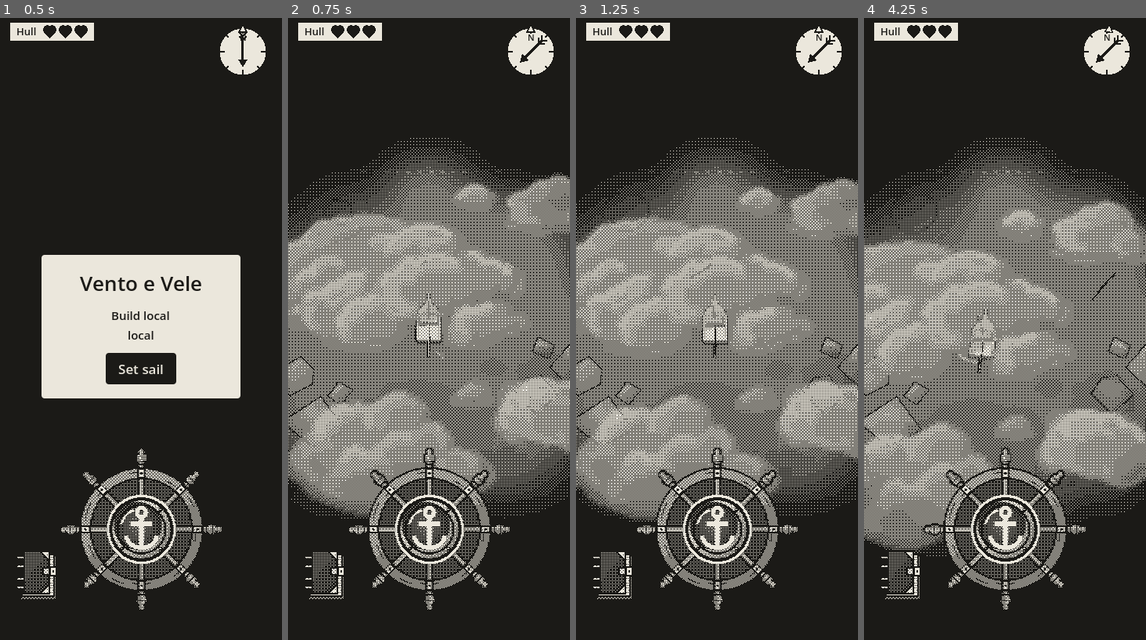
Above: before the commit, frames 1-4 (left to right).
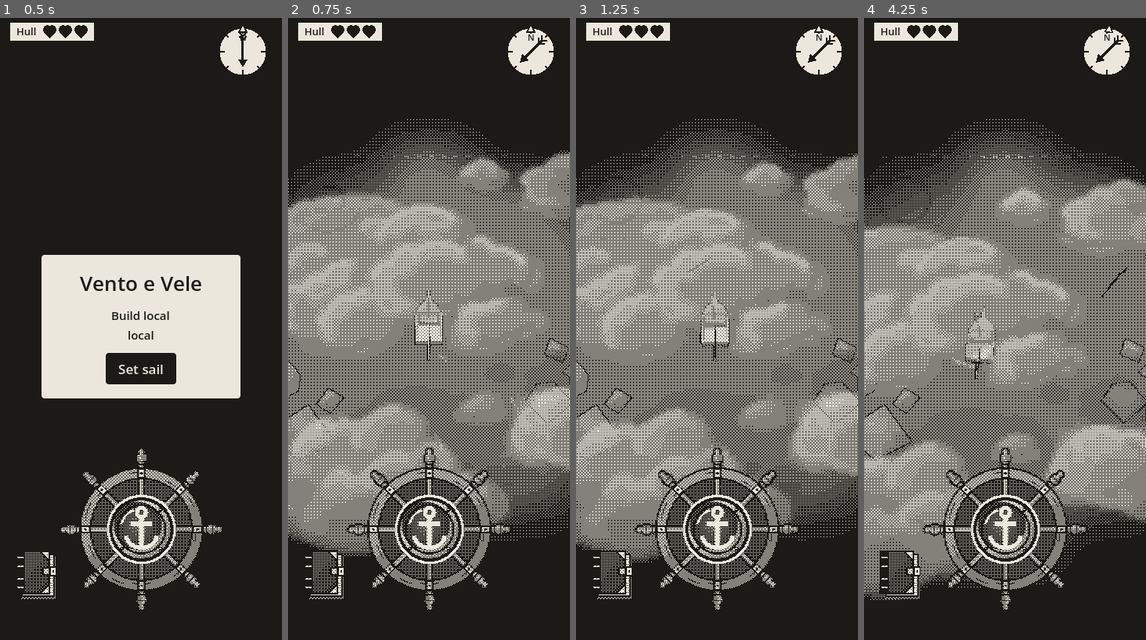
Above: after the commit, the same moments.

Repository: EnricoLabarile/Sail
Game: Godot game, scene res://Assets/Scenes/Overworld.tscn
Two runs of this game, one before a commit and one after it. Both use one fixed random seed, a clock stepped at 60 frames per second and the inputs below.
Inputs (mouse positions are in pixels of both pictures, inside the frame that each line leads up to):
- Up to frame 1 (0.5 s): no input
- Up to frame 2 (0.75 s): click "Set sail" at 0.5 s
- Up to frame 3 (1.25 s): no input
- Up to frame 4 (4.25 s): tap Enter (ui_accept) at 1.25, 1.52 s; move the mouse to (1067, 297) at 1.27 s; hold Right (ui_right) 1.28-2 s; click (1067, 297) at 1.42 s; drag from (948, 360) to (990, 453) at 2.02 s; move the mouse to (1033, 185) at 2.77 s; hold Right (ui_right) 2.78-3.5 s; drag from (990, 453) to (920, 229) at 3.52 s

Frame 1 is identical in both runs. In frame 2, 6.4% of the frame differs, in the area x 0-100%, y 16-87%; in frame 3, 6.4%; in frame 4, 6.1%.

Commit message:
Camera eases out while sailing, in at anchor
Co-Authored-By: Claude Opus 5.5 <noreply@anthropic.com>
Claude-Session: https://claude.ai/code/session_0154zeqDuhZHz7ZXLE21BuMs

Diff:
--- a/Assets/Boat/boat_camera.gd
+++ b/Assets/Boat/boat_camera.gd
@@ -13,10 +13,14 @@
 ##   - it carries the ink outline round the boat (boat_outline.gdshader), a screen effect in front of it.
 
 @export var tilt_deg := 20.0         # the camera's tilt from straight down (the prototype's BOAT_TILT look)
-# How far it sits from her, along the way it looks. It's orthographic (no perspective), so this doesn't change
-# the picture at all: it only has to be far enough that tall things (the clouds) near the bottom of the screen
-# don't end up behind the camera's near plane and get cut off.
+# How far it sits from her, along the way it looks, in metres (perspective: further = more sea in view). It's
+# set at start and then eased by update_zoom between distance_sailing and distance_anchored, so the number typed
+# here is only where it would be before the first frame.
 @export var distance := 100.0
+# The zoom (Enrico): the distance eases between these two, further out while she sails, closer at anchor or tied up.
+@export var distance_sailing := 130.0     # metres back while she sails
+@export var distance_anchored := 90.0     # metres back while she's at anchor or tied up at a pier
+@export var zoom_speed := 1.5             # how quickly it eases from one to the other (higher = quicker)
 @export var dead_zone := 6.0         # metres she can move before the camera follows (0 = always follow)
 @export var follow_speed := 9      # how quickly it catches up once she's out (higher = quicker)
 @export var shake_strength := 0.5    # metres the view jumps about at first, when she's hurt
@@ -34,11 +38,13 @@
 func _ready() -> void:
 	top_level = true                 # it follows her position by itself, not her turning
 	focus = boat.global_position     # it starts right over her
+	distance = target_distance()     # it starts at the right distance, no easing at the very start
 	add_outline()
 
 
 func _process(dt: float) -> void:
 	follow(dt)
+	update_zoom(dt)
 	update_shake(dt)
 	# From the south, tilted, looking at `focus`: up and back along the tilt by `distance`.
 	var t := deg_to_rad(tilt_deg)
@@ -83,6 +89,19 @@
 		focus = focus.lerp(goal, minf(1.0, follow_speed * dt))
 
 
+## How far back it should be now: closer in at anchor (tied up at a pier counts as anchored too).
+func target_distance() -> float:
+	if boat.anchored:
+		return distance_anchored
+	return distance_sailing
+
+
+## Every frame the distance eases toward where it should be (a lerp: a share of the gap each frame), so dropping
+## or weighing the anchor glides the view in or out instead of jumping.
+func update_zoom(dt: float) -> void:
+	distance = lerpf(distance, target_distance(), minf(1.0, zoom_speed * dt))
+
+
 ## The shake, every frame while it lasts: a random jump sideways and up/down, less and less as it dies away.
 func update_shake(dt: float) -> void:
 	if shake_left <= 0.0:
Not shown, changed: CLAUDE.md
